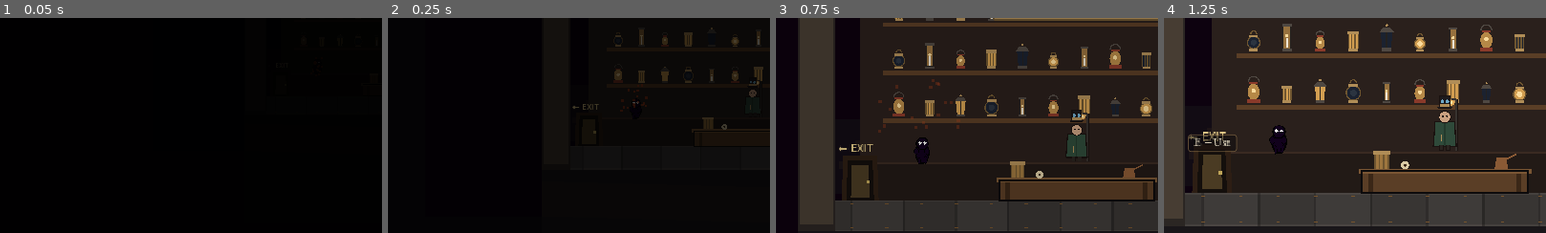
Above: before the commit, frames 1-4 (left to right).
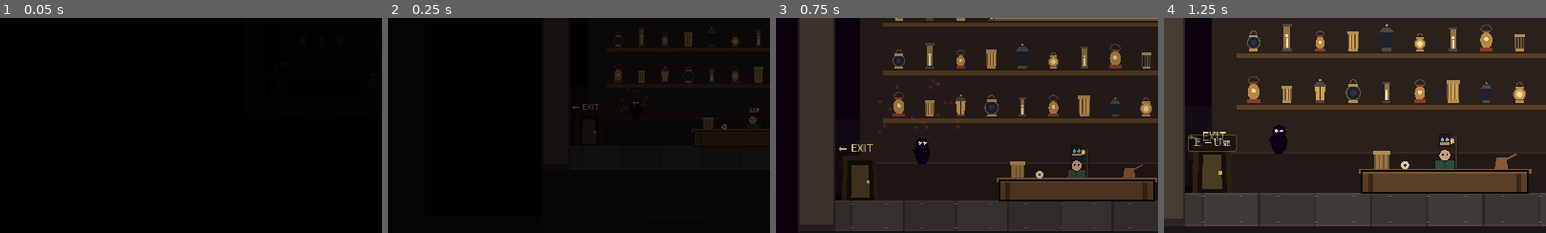
Above: after the commit, the same moments.

Repository: lukezhang2/Eclipseborn
Game: Godot game, scene res://scenes/rooms/HouseInterior.tscn
The game is run twice, just before and just after one commit, with the same random seed, the same clock (stepped at 60 frames per second) and the same inputs. This scene is started directly instead of the project's main scene.
Inputs (mouse positions are % of the whole screen's width and height, from its top left):
- Up to frame 1 (0.05 s): no input
- Up to frame 2 (0.25 s): no input
- Up to frame 3 (0.75 s): tap Enter at 0.5 s; move the mouse to (72, 45) at 0.52 s; hold D (move_right) from 0.53 s (still down); hold F (attack) from 0.53 s (still down); click (72, 45) at 0.67 s
- Up to frame 4 (1.25 s): keep holding D (move_right); keep holding F (attack); tap Space (jump) at 0.77, 1.07 s
The pictures show only the part of the screen within x 26-76%, y 30-80%; the shares and areas given below are measured in that part.

The runs differ from the first frame. In frame 2, 0.2% of the frame differs, in the area x 94-98%, y 27-50%; in frame 3, 1.0%; in frame 4, 1.2%, in the area x 70-77%, y 36-71%.

Commit message:
v0.1.82: keep shopkeepers behind the counter after editor saves load.
Co-Authored-By: Claude Opus 5.5 <noreply@anthropic.com>

Diff:
--- a/project.godot
+++ b/project.godot
@@ -7,7 +7,7 @@
 
 config/name="Eclipseborn"
 config/description="You aren't moving platforms. You're changing what counts as a platform."
-config/version="0.1.81"
+config/version="0.1.82"
 run/main_scene="res://scenes/ui/BootSplash.tscn"
 config/features=PackedStringArray("4.3", "Forward Plus")
 config/icon="res://icon.svg"
--- a/scripts/world/HouseInterior.gd
+++ b/scripts/world/HouseInterior.gd
@@ -13,6 +13,9 @@
 var keeper_shop_items: Array = []
 var return_spawn: Vector2 = Vector2(520, 460)
 var _npc_id: String = "npc_shop"
+var _keeper: Node2D
+## Keeper's feet sit just above the floor so the counter hides his legs.
+const KEEPER_Y := FLOOR_Y - 4
 
 ## Per-shop look: WorldArt INTERIOR / DESK / SIGN styles.
 const SHOP_LOOK := {
@@ -45,6 +48,9 @@
 	_build_exit()
 	LevelData.apply(self, house_id)
 	LevelData.prune_removed(self, house_id)
+	## Editor saves can carry an old keeper y (Lantern Keep had 450 → floating); keep their x only.
+	if is_instance_valid(_keeper):
+		_keeper.position.y = KEEPER_Y
 
 	## Spawn near the left exit, clear of the walk pad so we don't bounce out.
 	var spawn := Vector2(160, FLOOR_Y - 40)
@@ -131,7 +137,7 @@
 	if saved.has("y"):
 		npc_pos.y = float(saved.get("y"))
 	# Standing behind the low counter: visible from the waist up.
-	npc_pos.y = FLOOR_Y - 4
+	npc_pos.y = KEEPER_Y
 	npc.position = npc_pos
 	npc.npc_name = keeper_name
 	npc.lines = keeper_lines
@@ -142,6 +148,7 @@
 	npc.z_index = -2
 	LevelData.tag(npc, _npc_id)
 	add_child(npc)
+	_keeper = npc
 
 
 ## Shop name on a sign hanging from the ceiling, in the steampunk display face.
Not shown, changed: AI planning.md
Not shown, removed: index-0_1_80.pck
Not shown, added: index-0_1_82.pck
Not shown, changed: index.html
Not shown, changed: index.pck
